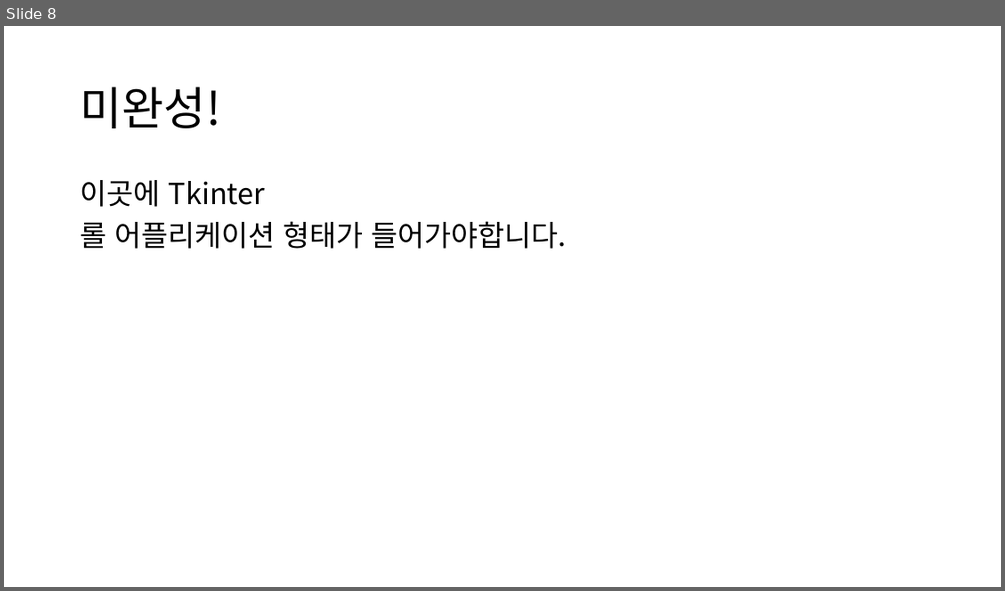
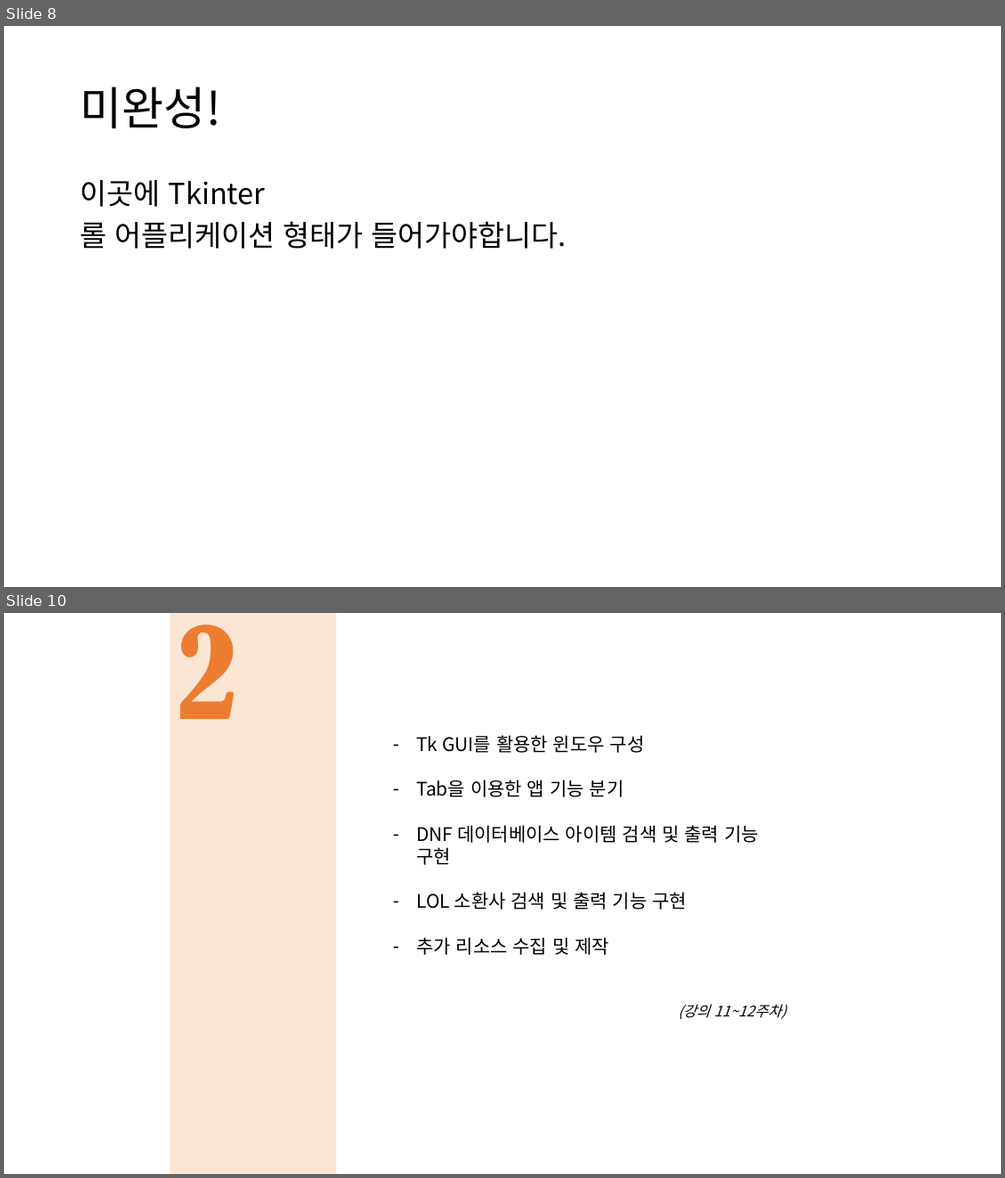
Before and after one commit to hardgosu/ScriptLanguage-Termproject, a slide deck: Presentation/스크립트기획발표_미완성v2.pptx. Shown one above the other, each under a label of ours: slide 8 before the commit, slides 8 and 10 after it; the slides between them are not shown. The pictures are 1005x591 and 1005x1178 pixels, drawn with LibreOffice and Linux fonts; fonts in the diff are those of the drawing. Boxes give left, top, right and bottom in pixels: in the first picture for what was removed or moved away, otherwise in the second. Text is boxed around its words. In the diff, an @@ line names an element or a change of style, - is before the commit and + after.

```diff
--- a/Presentation/스크립트기획발표_미완성v2.pptx
+++ b/Presentation/스크립트기획발표_미완성v2.pptx
@@ slide 10 added at [4, 613, 1001, 1174], background #FFFFFF @@
@@ freeform shape added at [4, 613, 170, 1174], fill #FFFFFF at 80% opacity @@
@@ rectangle added at [170, 613, 336, 1174], fill #ED7D31 @@
@@ freeform shape added at [170, 613, 336, 1174], fill #FFFFFF at 80% opacity @@
@@ freeform shape added at [336, 613, 502, 1174], fill #FFFFFF at 80% opacity @@
@@ freeform shape added at [502, 613, 669, 1174], fill #FFFFFF at 80% opacity @@
@@ freeform shape added at [669, 613, 834, 1174], fill #FFFFFF at 80% opacity @@
@@ freeform shape added at [834, 613, 1001, 1174], fill #FFFFFF at 80% opacity @@
@@ text added at [416, 735, 759, 955], 18 pt, text #000000 @@
+– Tk GUI를 활용한 윈도우 구성
+– Tab을 이용한 앱 기능 분기
+– DNF 데이터베이스 아이템 검색 및 출력 기능 구현
+– LOL 소환사 검색 및 출력 기능 구현
+– 추가 리소스 수집 및 제작
+(강의 11~12주차)
```
Also in this commit, not shown: 5 slides changed, 5 other slides added, 6 slides removed.
